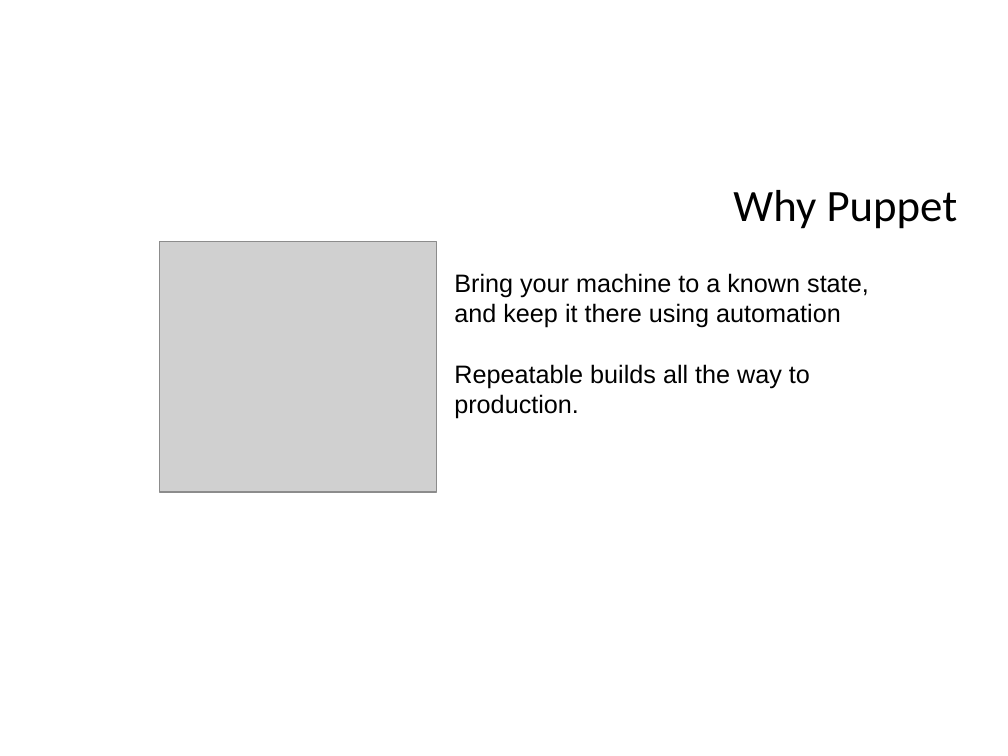
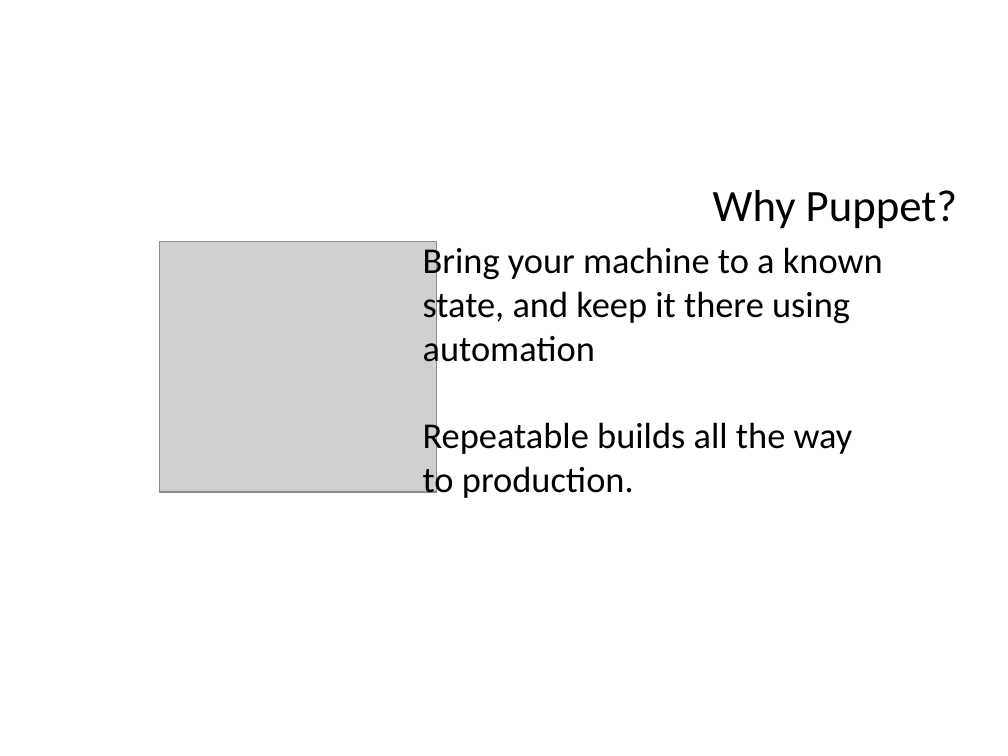
Before and after one commit to OrderOfTheBee/beecon, a slide deck: slide 3 of assets/data/files/20160125031/BeeCon2016_HoneyCombBeyond.odp. Drawn at 1008x756 pixels with LibreOffice and Linux fonts; fonts in the diff are those of the drawing; grey boxes stand for pictures; background and template pictures are left out. Boxes give left, top, right and bottom in pixels: in the first picture for what was removed or moved away, otherwise in the second. Text is boxed around its words. In the diff, an @@ line names an element or a change of style, - is before the commit and + after.

```diff
--- a/assets/data/files/20160125031/BeeCon2016_HoneyCombBeyond.odp
+++ b/assets/data/files/20160125031/BeeCon2016_HoneyCombBeyond.odp
@@ text at (713,190,957,229): text changed @@
-● Why Puppet
+● Why Puppet?
@@ text "Bring your machine to a ...": place and size @@
-text "Bring your machine to a ..." at (454,273,869,419)
+text "Bring your machine to a ..." at (423,243,883,498)
@@ text "Bring your machine to a ..." at (423,243,883,498): size 18 to 26 pt, font Arial to Calibri @@
```
Also in this commit, not shown: 5 other slides changed, 9 slides added, 4 slides removed.
